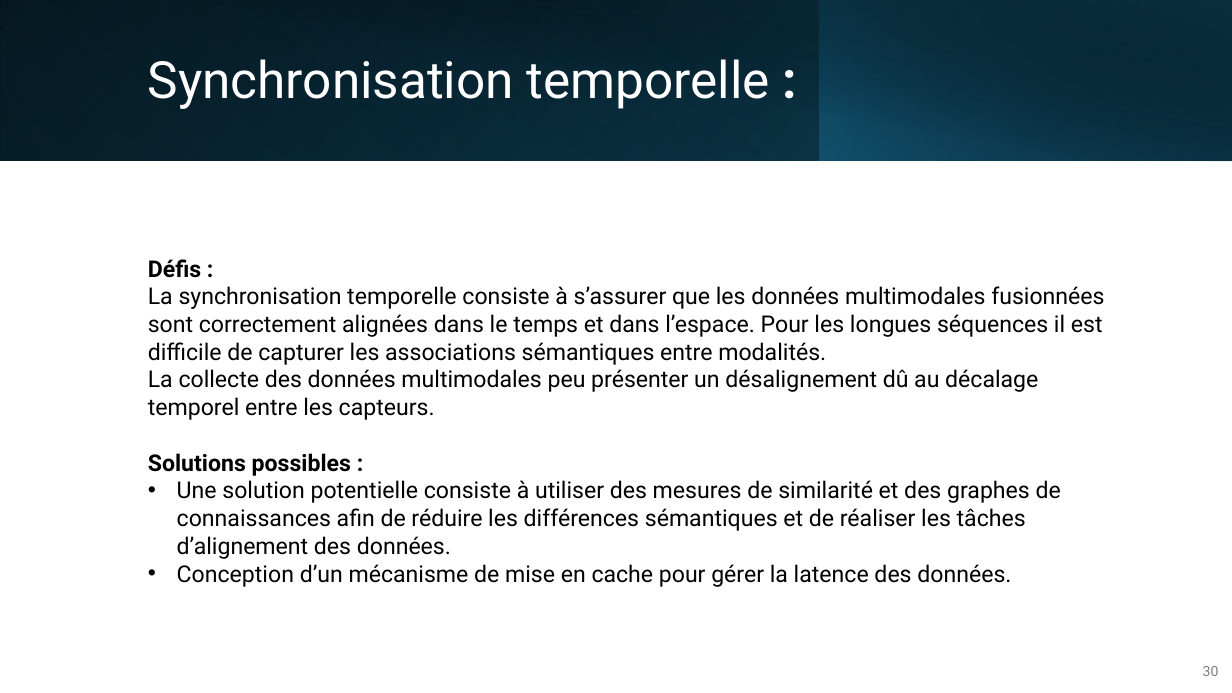
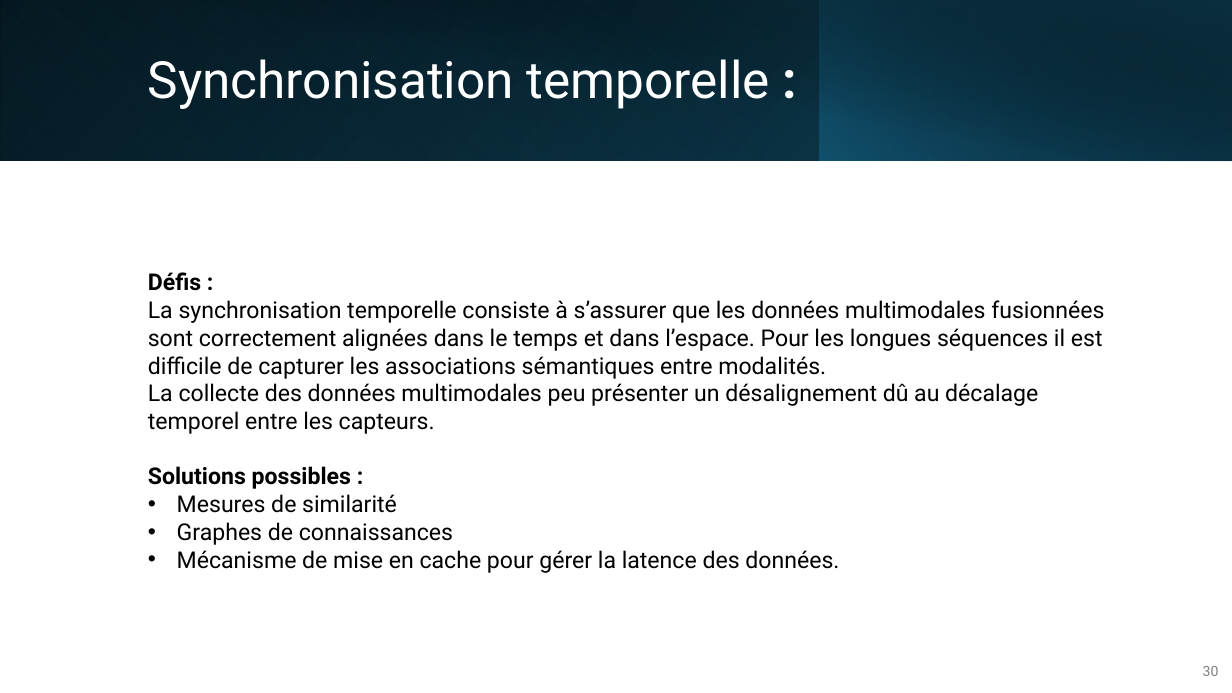
Before and after one commit to IzowRM/Stage-Cetic, a slide deck: slide 30 of Doc Slide/Presentation_du_27_01.pptx. Drawn at 1232x693 pixels with LibreOffice and Linux fonts; fonts in the diff are those of the drawing. Boxes give left, top, right and bottom in pixels: in the first picture for what was removed or moved away, otherwise in the second. Text is boxed around its words. In the diff, an @@ line names an element or a change of style, - is before the commit and + after.

```diff
--- a/Doc Slide/Presentation_du_27_01.pptx
+++ b/Doc Slide/Presentation_du_27_01.pptx
@@ text at <box>177,494,839,573</box>: text changed @@
-• Une solution potentielle consiste à utiliser des mesures de similarité et des graphes de connaissances afin de réduire les différences sémantiques et de réaliser les tâches d’alignement des données.
-• Conception d’un mécanisme de mise en cache pour gérer la latence des données.
+• Mesures de similarité
+• Graphes de connaissances
+• Mécanisme de mise en cache pour gérer la latence des données.
```
Also in this commit, not shown: 9 other slides changed, 1 slide added, 6 slides removed, 3 other files.
